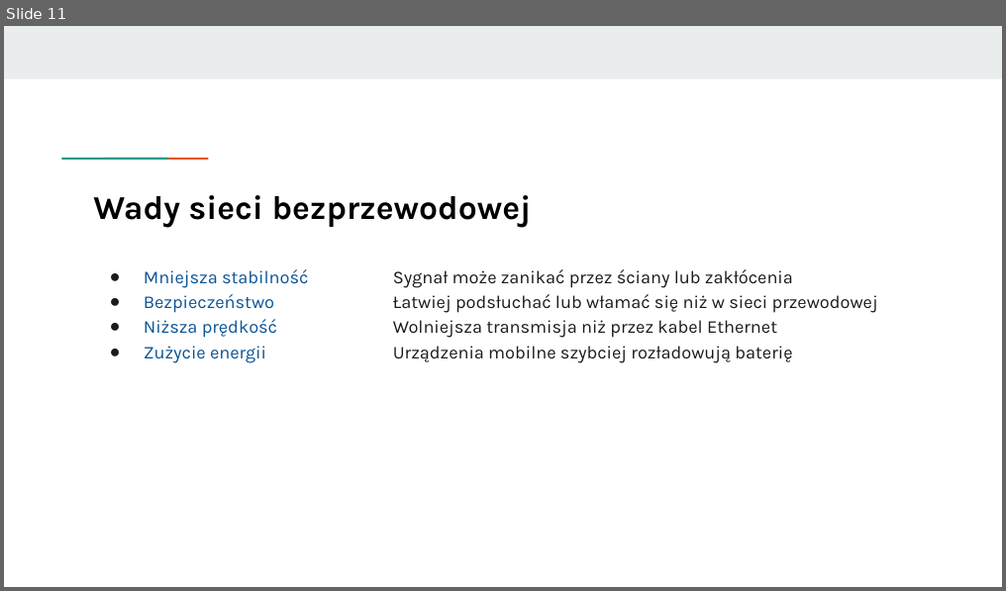
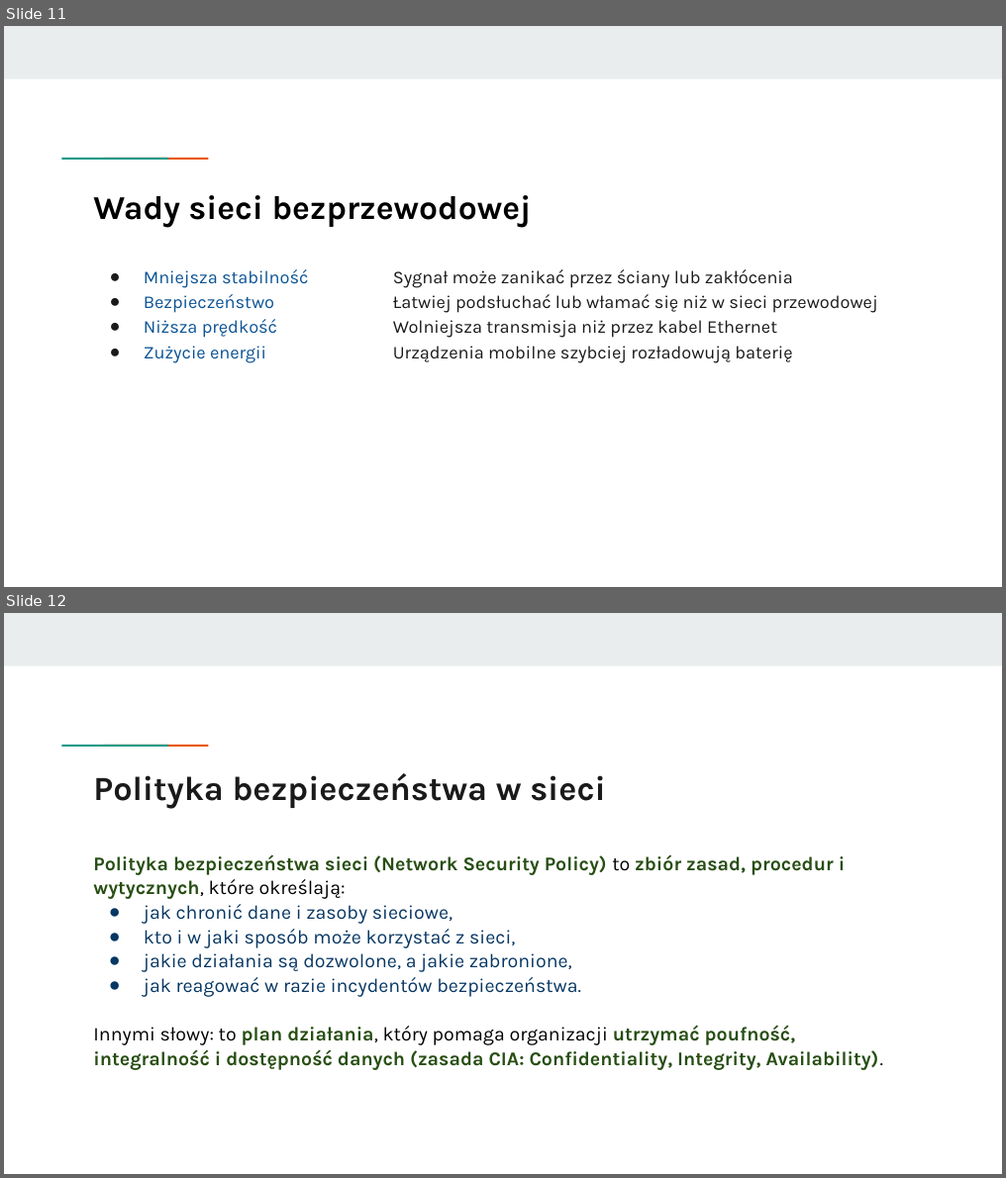
Before and after one commit to KasiaKasia/PRZEDMIOTY, a slide deck: ZASTOSOWANIE_INFORMATYKI/1A-gr_2/Zastosowanie informatyki - 1A gr. 2-plik2.pptx. Shown one above the other, each under a label of ours: slide 11 before the commit, slides 11 and 12 after it. The pictures are 1006x591 and 1006x1178 pixels, drawn with LibreOffice and Linux fonts; fonts in the diff are those of the drawing. Boxes give left, top, right and bottom in pixels: in the first picture for what was removed or moved away, otherwise in the second. Text is boxed around its words. In the diff, an @@ line names an element or a change of style, - is before the commit and + after.

```diff
--- a/ZASTOSOWANIE_INFORMATYKI/1A-gr_2/Zastosowanie informatyki - 1A gr. 2-plik2.pptx
+++ b/ZASTOSOWANIE_INFORMATYKI/1A-gr_2/Zastosowanie informatyki - 1A gr. 2-plik2.pptx
@@ slide 12 added at [4, 613, 1002, 1174], background #FFFFFF; not listed: 3 template elements that a slide beside it also shows @@
@@ title added at [93, 773, 606, 809], 24.4 pt, text #1A1A1A, bold @@
+Polityka bezpieczeństwa w sieci
@@ text added at [93, 855, 884, 1070], 14 pt, text #274E13 @@
+Polityka bezpieczeństwa sieci (Network Security Policy) to zbiór zasad, procedur i wytycznych, które określają:
+● jak chronić dane i zasoby sieciowe,
+● kto i w jaki sposób może korzystać z sieci,
+● jakie działania są dozwolone, a jakie zabronione,
+● jak reagować w razie incydentów bezpieczeństwa.
+Innymi słowy: to plan działania, który pomaga organizacji utrzymać poufność, integralność i dostępność danych (zasada CIA: Confidentiality, Integrity, Availability).
```
Also in this commit, not shown: 9 other slides added, 1 other file.
